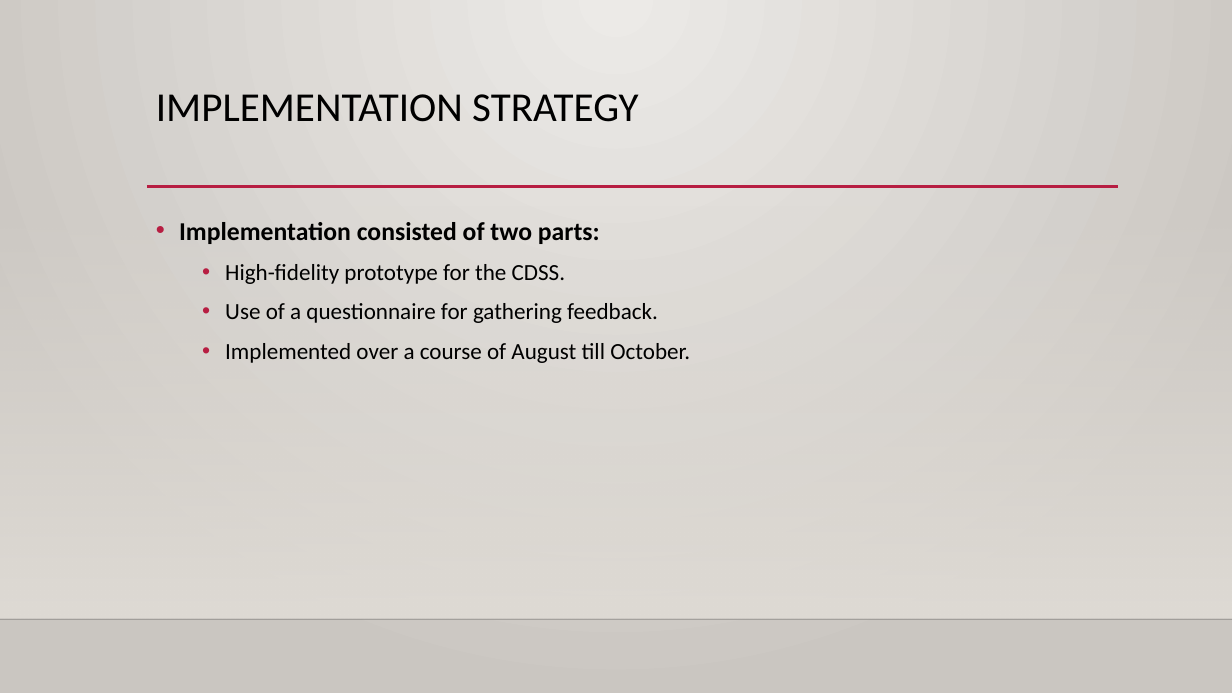
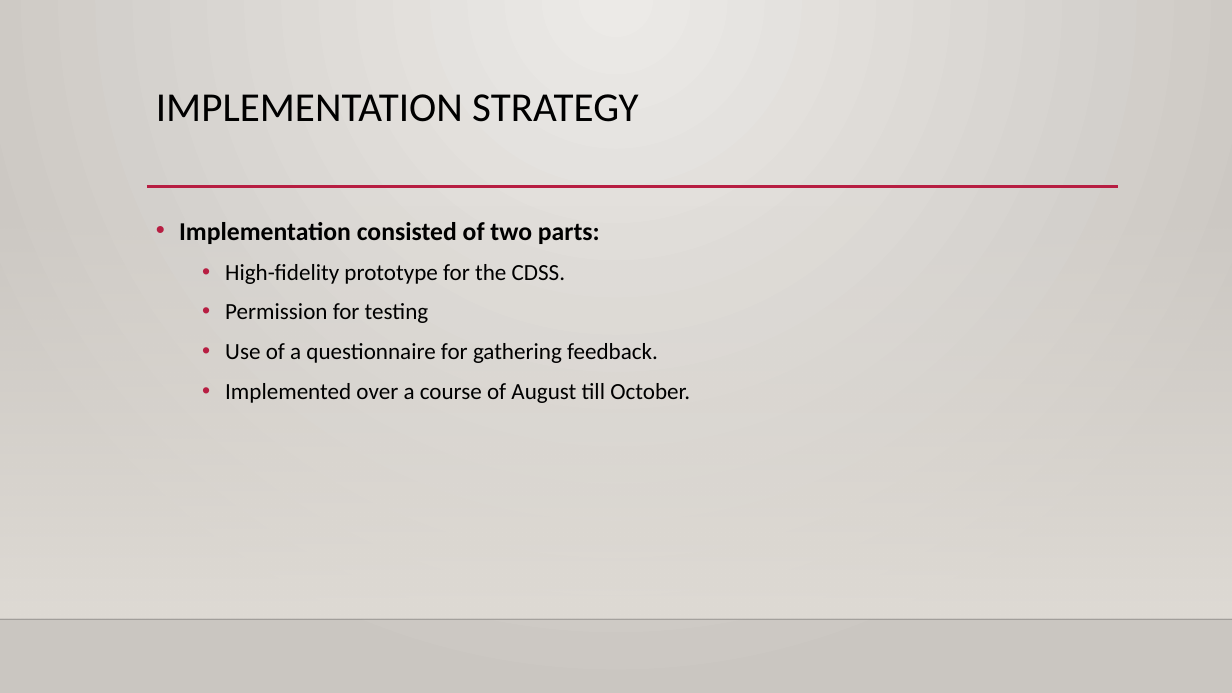
Before and after one commit to Wvrmhat/VMHC300_project, a slide deck: slide 15 of Presentation/QIP Presentation_BIT group_Updated.pptx. Drawn at 1232x693 pixels with LibreOffice and Linux fonts; fonts in the diff are those of the drawing; background and template pictures are left out. Boxes give left, top, right and bottom in pixels: in the first picture for what was removed or moved away, otherwise in the second. Text is boxed around its words. In the diff, an @@ line names an element or a change of style, - is before the commit and + after.

```diff
--- a/Presentation/QIP Presentation_BIT group_Updated.pptx
+++ b/Presentation/QIP Presentation_BIT group_Updated.pptx
@@ text at [225, 303, 429, 323]: paragraph added @@
+  • Permission for testing
```
Also in this commit, not shown: 4 other slides changed.
